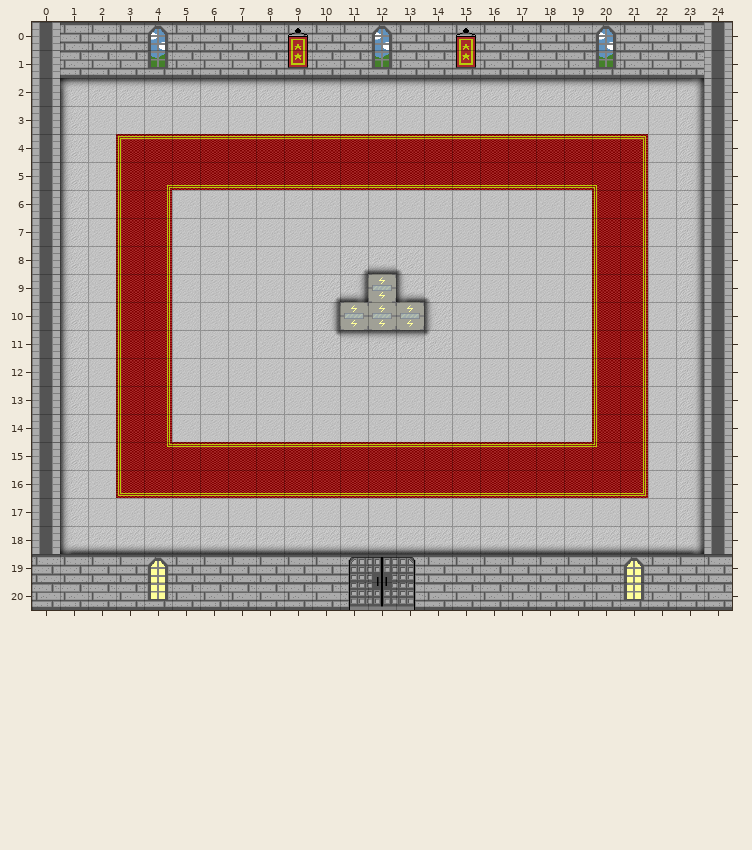
Two states of a Tiled map, tiles_map/BossRoom1.tmx. Above: the version before the commit.
Cells are 32x32 px. Shown: x 0..24, y 0..20.
Now the later version:
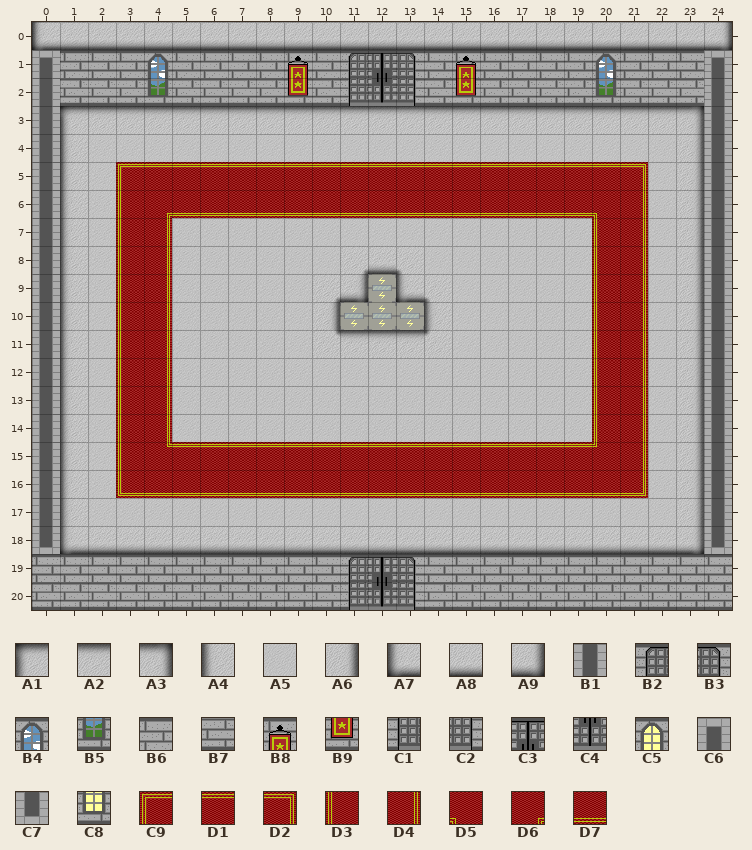
Key: from "Terrain_set": A1 5, A2 6, A3 7, A4 10, A5 11, A6 12, A7 15, A8 16, A9 17, B1 22, B2 25, B3 26, B4 27, B5 28, B6 29, B7 30, B8 31, B9 32, C1 33, C2 34, C3 35, C4 36, C5 39, C6 40, C7 41, C8 44; from "indoor_terrain_set": C9 0, D1 1, D2 2, D3 5, D4 7, D5 8, D6 9, D7 11.
__ is an empty cell.
What changed:
Layer "Terrain_TL":
Tile A4 gives way to tile A1 in row 3 at x 1.
Tile A5 gives way to tile A2 in row 3 at x 2 to 22.
Tile A6 gives way to tile A3 in row 3 at x 23.
Tile C9 gives way to tile A5 in row 4 at x 3.
Tile D1 gives way to tile A5 in row 4 at x 4 to 20.
Tile D2 gives way to tile A5 in row 4 at x 21.
Tile B1 gives way to tile A7 in row 0 at x 0.
Tile B4 gives way to tile A8 in row 0 at x 4, 12 and 20.
Tile B6 gives way to tile A8 in row 0 at x 1 to 3, 5 to 8, 10 to 11, 13 to 14, 16 to 19 and 21 to 23.
Tile B8 gives way to tile A8 in row 0 at x 9 and 15.
Tile B1 gives way to tile A9 in row 0 at x 24.
Tile B7 gives way to tile B2 in row 1 at x 11.
Tile B7 gives way to tile B3 in row 1 at x 13.
Tile B5 gives way to tile B4 in row 1 at x 4 and 20.
Tile A2 gives way to tile B5 in row 2 at x 4 and 20.
Tile B7 gives way to tile B6 in row 1 at x 1 to 3, 5 to 8, 10, 14, 16 to 19 and 21 to 23.
Tile A1 gives way to tile B7 in row 2 at x 1.
Tile A2 gives way to tile B7 in row 2 at x 2 to 3, 5 to 8, 10, 14, 16 to 19 and 21 to 22.
Tile A3 gives way to tile B7 in row 2 at x 23.
Tile B9 gives way to tile B8 in row 1 at x 9 and 15.
Tile A2 gives way to tile B9 in row 2 at x 9 and 15.
Tile A2 gives way to tile C1 in row 2 at x 11.
Tile A2 gives way to tile C2 in row 2 at x 13.
Tile B5 gives way to tile C3 in row 1 at x 12.
Tile A2 gives way to tile C4 in row 2 at x 12.
Tile B1 gives way to tile C6 in row 1 at x 0 and 24.
Tile B1 gives way to tile C7 in row 18 at x 0 and 24.
Tile D3 gives way to tile C9 in row 5 at x 3.
Tile D5 gives way to tile D1 in row 5 at x 20.
Tile D6 gives way to tile D1 in row 5 at x 4.
Tile D7 gives way to tile D1 in row 5 at x 5 to 19.
Tile D4 gives way to tile D2 in row 5 at x 21.
Tile D3 gives way to tile D5 in row 6 at x 20.
Tile D4 gives way to tile D6 in row 6 at x 4.
Tile A5 gives way to tile D7 in row 6 at x 5 to 19.
The author cleared tile C5 in row 19 at x 4 and 21.
The author cleared tile C8 in row 20 at x 4 and 21.
Layer "Upper_TL":
The edit adds tile B6 in row 19 at x 4 and 21.
The edit adds tile B7 in row 20 at x 4 and 21.
